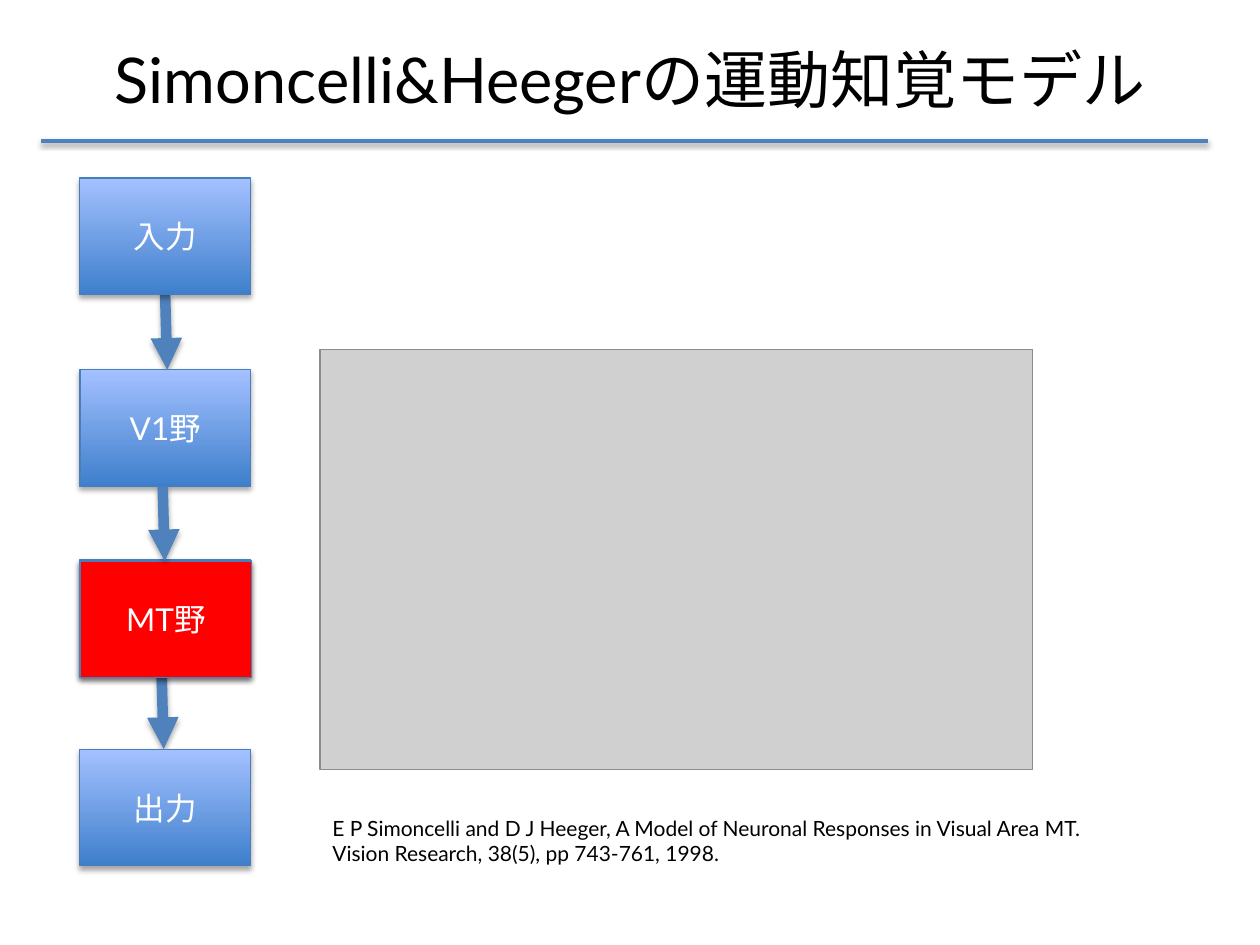
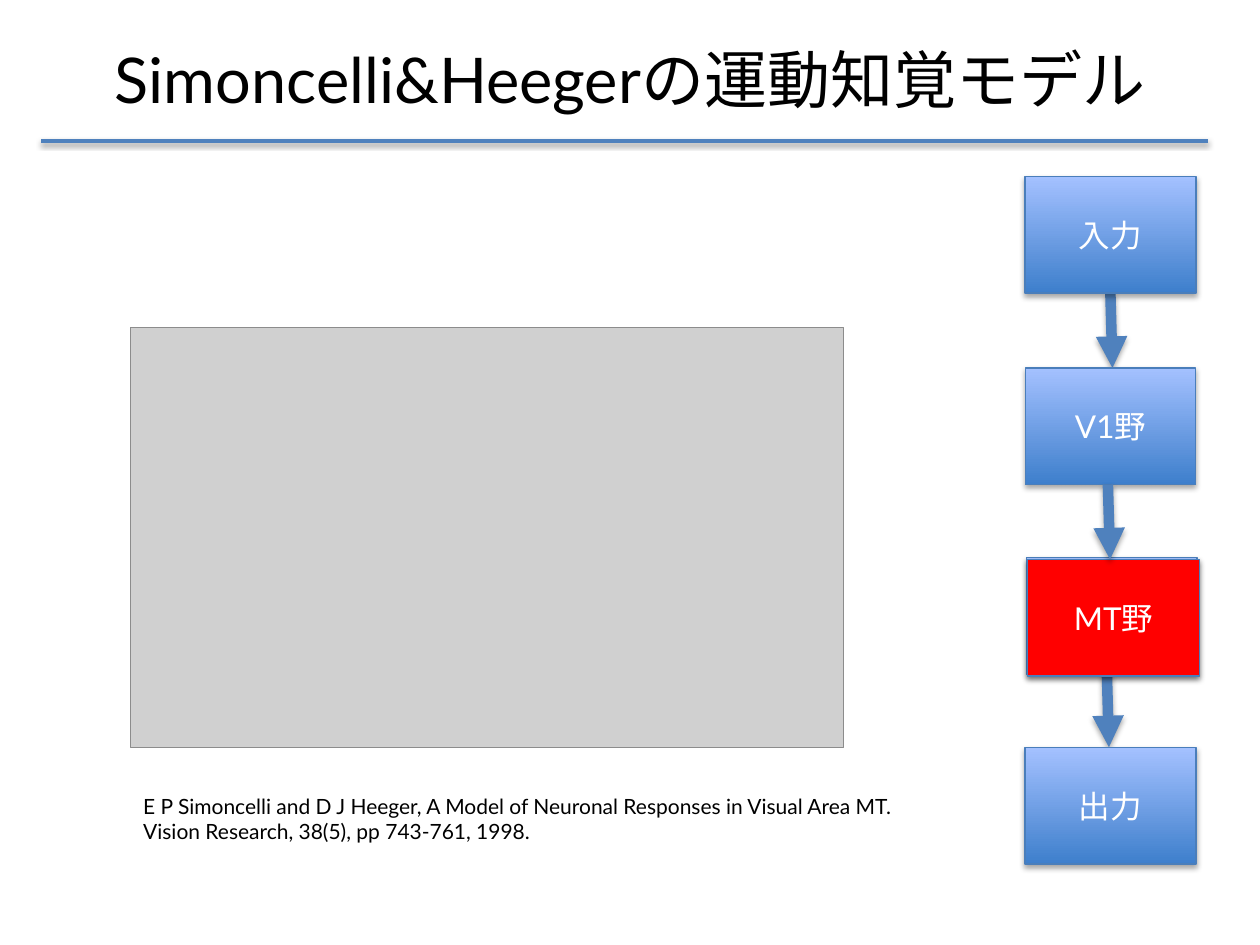
Before and after one commit to f-akazawa/akaz_uecdevelop, a slide deck: slide 7 of doc/中間発表資料.pptx. Drawn at 1260x945 pixels with LibreOffice and Linux fonts; fonts in the diff are those of the drawing; grey boxes stand for pictures. Boxes give left, top, right and bottom in pixels: in the first picture for what was removed or moved away, otherwise in the second. Text is boxed around its words. In the diff, an @@ line names an element or a change of style, - is before the commit and + after.

```diff
--- a/doc/中間発表資料.pptx
+++ b/doc/中間発表資料.pptx
@@ picture: place and size @@
-picture at [320, 349, 1033, 769]
+picture at [131, 328, 844, 747]
@@ rectangle "MT野": place and size @@
-rectangle "MT野" at [79, 559, 249, 677]
+rectangle "MT野" at [1027, 558, 1197, 675]
@@ rectangle "MT野": place and size @@
-rectangle "MT野" at [79, 561, 251, 678]
+rectangle "MT野" at [1028, 559, 1200, 677]
@@ 3 arrows, 2 rectangles: place and size @@
-3 arrows, 2 rectangles at [79, 178, 251, 748]
+3 arrows, 2 rectangles at [1024, 176, 1196, 747]
@@ rectangle "出力": place and size @@
-rectangle "出力" at [79, 750, 251, 867]
+rectangle "出力" at [1024, 747, 1196, 864]
@@ text "E P Simoncelli and D ...": place and size @@
-text "E P Simoncelli and D ..." at [332, 820, 1080, 865]
+text "E P Simoncelli and D ..." at [143, 798, 891, 843]
```
Also in this commit, not shown: 10 other slides changed, 3 slides added, 1 slide removed.
